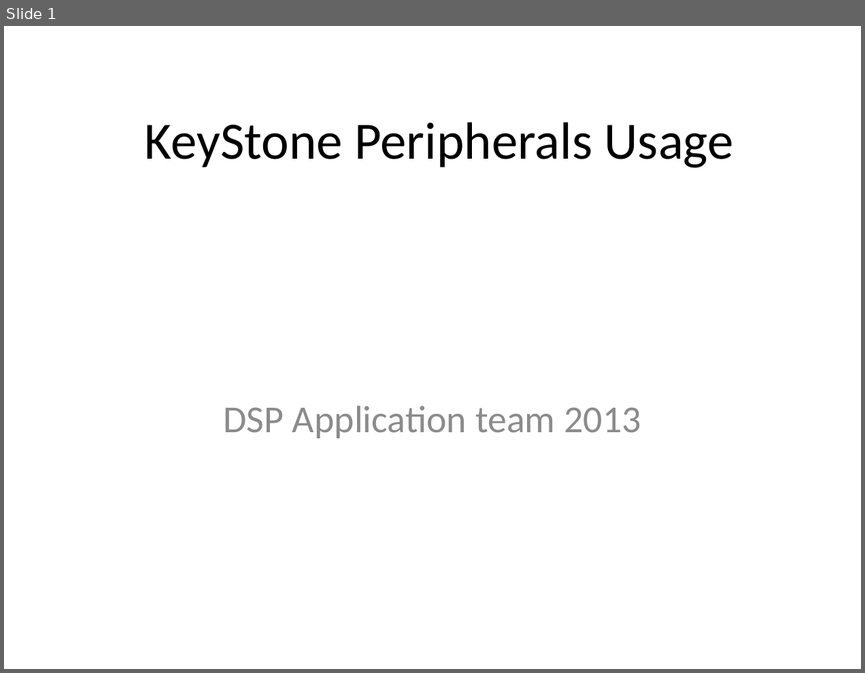
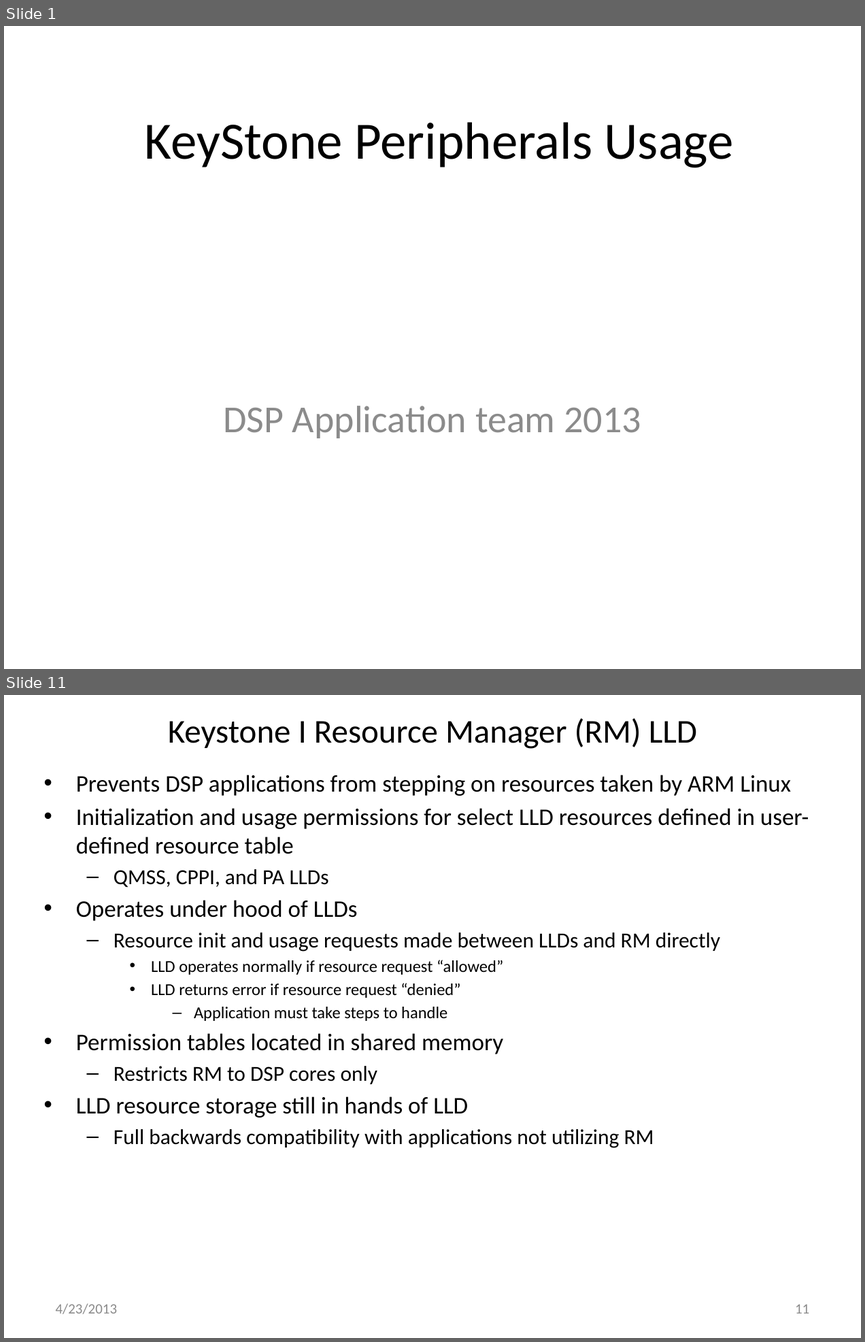
Before and after one commit to hari1989/keystone-workshop, a slide deck: preliminary/Working/presentations/KeyStone Peripherals Usage.pptx. Shown one above the other, each under a label of ours: slide 1 before the commit, slides 1 and 11 after it; the slides between them are not shown. The pictures are 865x673 and 865x1342 pixels, drawn with LibreOffice and Linux fonts; fonts in the diff are those of the drawing. Boxes give left, top, right and bottom in pixels: in the first picture for what was removed or moved away, otherwise in the second. Text is boxed around its words. In the diff, an @@ line names an element or a change of style, - is before the commit and + after.

Commit message:
Initial release before the mock

```diff
--- a/preliminary/Working/presentations/KeyStone Peripherals Usage.pptx
+++ b/preliminary/Working/presentations/KeyStone Peripherals Usage.pptx
@@ slide 11 added at <box>4,695,861,1338</box>, background #FFFFFF @@
@@ title added at <box>168,718,697,749</box>, 28 pt, text #000000 @@
+Keystone I Resource Manager (RM) LLD
@@ text added at <box>76,775,808,1148</box>, 20 pt, text #000000 @@
+• Prevents DSP applications from stepping on resources taken by ARM Linux
+• Initialization and usage permissions for select LLD resources defined in user-defined resource table
+  – QMSS, CPPI, and PA LLDs
+• Operates under hood of LLDs
+  – Resource init and usage requests made between LLDs and RM directly
+    • LLD operates normally if resource request “allowed”
+    • LLD returns error if resource request “denied”
+      – Application must take steps to handle
+• Permission tables located in shared memory
+  – Restricts RM to DSP cores only
+• LLD resource storage still in hands of LLD
+  – Full backwards compatibility with applications not utilizing RM
@@ text added at <box>56,1303,118,1314</box>, 12 pt, text #8C8C8C @@
+4/23/2013
@@ page number added at <box>795,1304,809,1313</box>, 12 pt, text #8C8C8C @@
+11
```
Also in this commit, not shown: 1 slide changed, 86 other slides added.
